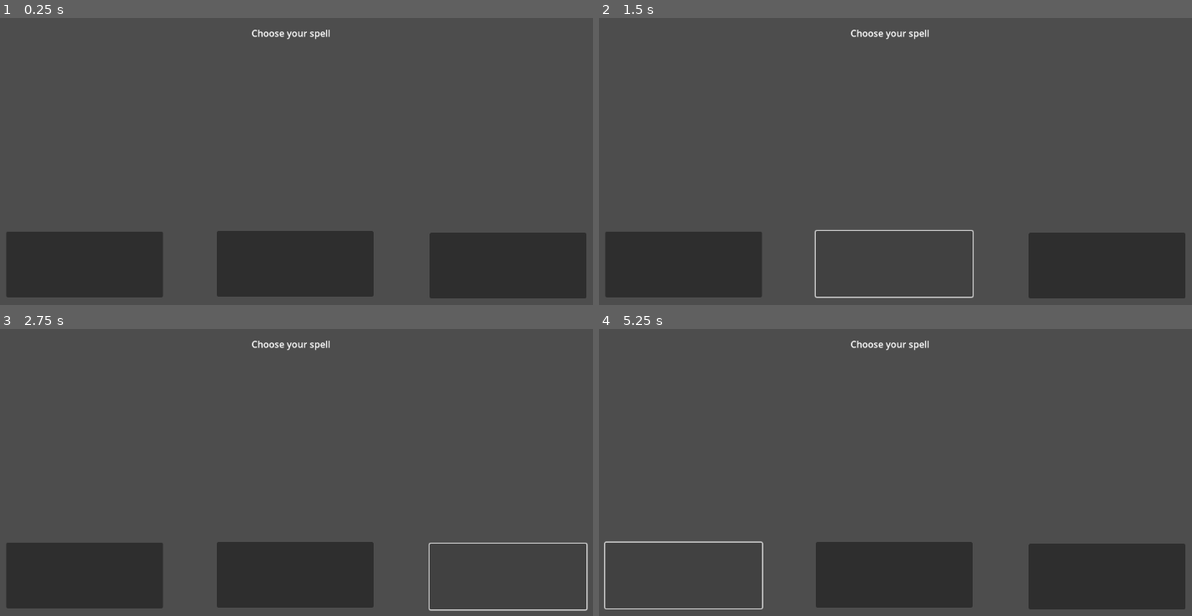
Above: before the commit, frames 1-4 (two rows, left to right).
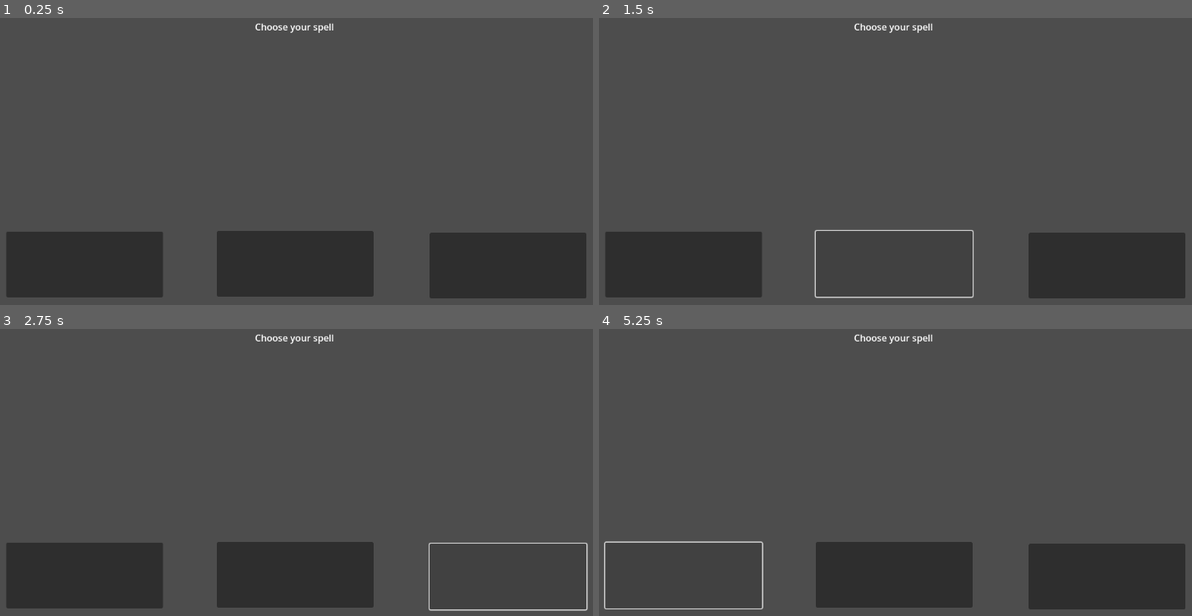
Above: after the commit, the same moments.

Repository: FlingFlongerz/Runes-of-ASL
Game: Godot game, scene res://scenes/select_element_spell.tscn
The game is run twice, just before and just after one commit, with the same random seed, the same clock (stepped at 60 frames per second) and the same inputs. The project has no main scene, so this scene is started directly.
Inputs (mouse positions are in pixels of both pictures, inside the frame that each line leads up to):
- Up to frame 1 (0.25 s): no input
- Up to frame 2 (1.5 s): click (682, 264) at 0.5 s; click (895, 264) at 1.25 s
- Up to frame 3 (2.75 s): click (509, 575) at 2 s
- Up to frame 4 (5.25 s): click (682, 575) at 2.75 s; click (895, 575) at 3.5 s; click (1108, 575) at 4.25 s; click (682, 575) at 5 s

The runs differ from the first frame. In frame 1, 0.3% of the frame differs, in the area x 42-57%, y 1-8%; in frame 2, 0.3%; in frame 3, 0.3%; in frame 4, 0.3%.

Commit message:
added Global script

Diff:
--- a/project.godot
+++ b/project.godot
@@ -13,3 +13,7 @@
 config/name="Runes-of-ASL"
 config/features=PackedStringArray("4.3", "Forward Plus")
 config/icon="res://icon.svg"
+
+[autoload]
+
+Global="*res://scripts/Global.gd"
--- /dev/null
+++ b/scenes/MainScreen.tscn
@@ -0,0 +1,14 @@
+[gd_scene load_steps=2 format=3 uid="uid://d0uojybfrt8lp"]
+
+[ext_resource type="PackedScene" uid="uid://bya4pcjawyft8" path="res://scenes/player_select_element.tscn" id="1_mdns6"]
+
+[node name="MainScreen" type="Control"]
+layout_mode = 3
+anchors_preset = 15
+anchor_right = 1.0
+anchor_bottom = 1.0
+grow_horizontal = 2
+grow_vertical = 2
+
+[node name="Player_select_element" parent="." instance=ExtResource("1_mdns6")]
+visible = false
--- a/scenes/player_select_element.tscn
+++ b/scenes/player_select_element.tscn
@@ -1,8 +1,91 @@
-[gd_scene load_steps=2 format=3 uid="uid://bya4pcjawyft8"]
+[gd_scene load_steps=3 format=3 uid="uid://bya4pcjawyft8"]
 
 [ext_resource type="Script" path="res://scripts/player_select_element.gd" id="1_oaeep"]
 
-[node name="PlayerUserinterface" type="Control"]
+[sub_resource type="LabelSettings" id="LabelSettings_3sra3"]
+font_size = 32
+outline_color = Color(0.789956, 0.726361, 0.468275, 1)
+
+[node name="Player_select_element" type="Control"]
 layout_mode = 3
 anchors_preset = 0
 script = ExtResource("1_oaeep")
+
+[node name="Label" type="Label" parent="."]
+layout_mode = 0
+offset_left = 251.0
+offset_top = 82.0
+offset_right = 886.0
+offset_bottom = 219.0
+text = "Select element"
+label_settings = SubResource("LabelSettings_3sra3")
+horizontal_alignment = 1
+vertical_alignment = 1
+uppercase = true
+
+[node name="Fire" type="Button" parent="."]
+layout_mode = 0
+offset_left = 81.0
+offset_top = 274.0
+offset_right = 266.0
+offset_bottom = 367.0
+text = "Fire
+"
+
+[node name="Water" type="Button" parent="."]
+offset_left = 353.0
+offset_top = 272.0
+offset_right = 538.0
+offset_bottom = 365.0
+text = "Water"
+
+[node name="Earth" type="Button" parent="."]
+offset_left = 628.0
+offset_top = 273.0
+offset_right = 813.0
+offset_bottom = 366.0
+text = "Earth"
+
+[node name="Wind" type="Button" parent="."]
+offset_left = 888.0
+offset_top = 271.0
+offset_right = 1073.0
+offset_bottom = 364.0
+text = "Wind"
+
+[node name="Lightning" type="Button" parent="."]
+offset_left = 85.0
+offset_top = 429.0
+offset_right = 270.0
+offset_bottom = 522.0
+text = "Lightning"
+
+[node name="Nature" type="Button" parent="."]
+offset_left = 355.0
+offset_top = 429.0
+offset_right = 540.0
+offset_bottom = 522.0
+text = "Nature"
+
+[node name="Light" type="Button" parent="."]
+offset_left = 629.0
+offset_top = 429.0
+offset_right = 814.0
+offset_bottom = 522.0
+text = "Light"
+
+[node name="Dark" type="Button" parent="."]
+offset_left = 889.0
+offset_top = 425.0
+offset_right = 1074.0
+offset_bottom = 518.0
+text = "Dark"
+
+[connection signal="pressed" from="Fire" to="." method="_on_fire_pressed"]
+[connection signal="pressed" from="Water" to="." method="_on_water_pressed"]
+[connection signal="pressed" from="Earth" to="." method="_on_earth_pressed"]
+[connection signal="pressed" from="Wind" to="." method="_on_wind_pressed"]
+[connection signal="pressed" from="Lightning" to="." method="_on_lightning_pressed"]
+[connection signal="pressed" from="Nature" to="." method="_on_nature_pressed"]
+[connection signal="pressed" from="Light" to="." method="_on_light_pressed"]
+[connection signal="pressed" from="Dark" to="." method="_on_dark_pressed"]
--- a/scenes/select_element_spell.tscn
+++ b/scenes/select_element_spell.tscn
@@ -13,10 +13,10 @@
 
 [node name="Label" type="Label" parent="."]
 layout_mode = 0
-offset_left = 504.0
-offset_top = 55.0
-offset_right = 643.0
-offset_bottom = 92.0
+offset_left = 510.0
+offset_top = 44.0
+offset_right = 649.0
+offset_bottom = 81.0
 text = "Choose your spell"
 
 [node name="Button" type="Button" parent="."]
@@ -27,12 +27,14 @@
 offset_bottom = 525.0
 
 [node name="Button2" type="Button" parent="."]
+layout_mode = 0
 offset_left = 444.0
 offset_top = 410.0
 offset_right = 715.0
 offset_bottom = 524.0
 
 [node name="Button3" type="Button" parent="."]
+layout_mode = 0
 offset_left = 812.0
 offset_top = 413.0
 offset_right = 1083.0
--- /dev/null
+++ b/scripts/Global.gd
@@ -0,0 +1,4 @@
+extends Node
+
+
+var selected_element = ""
--- a/scripts/player_select_element.gd
+++ b/scripts/player_select_element.gd
@@ -3,3 +3,46 @@
 
 @export var player_spell_activated = false
 @onready var is_spell_ready = false
+@export var player_selected = false
+
+
+
+func _on_fire_pressed() -> void:
+	Global.element_selected = "Fire"
+	player_selected = true
+	get_tree().change_scene_to_file("res://scenes/select_element_spell.tscn")
+
+func _on_water_pressed() -> void:
+	Global.element_selected = "Water"
+	player_selected = true
+	get_tree().change_scene_to_file("res://scenes/select_element_spell.tscn")
+
+func _on_earth_pressed() -> void:
+	Global.element_selected = "Earth"
+	player_selected = true
+	get_tree().change_scene_to_file("res://scenes/select_element_spell.tscn")
+
+func _on_wind_pressed() -> void:
+	Global.element_selected = "Wind"
+	player_selected = true
+	get_tree().change_scene_to_file("res://scenes/select_element_spell.tscn")
+
+func _on_lightning_pressed() -> void:
+	Global.element_selected = "Lightning"
+	player_selected = true
+	get_tree().change_scene_to_file("res://scenes/select_element_spell.tscn")
+
+func _on_nature_pressed() -> void:
+	Global.element_selected = "Nature"
+	player_selected = true
+	get_tree().change_scene_to_file("res://scenes/select_element_spell.tscn")
+
+func _on_light_pressed() -> void:
+	Global.element_selected = "Light"
+	player_selected = true
+	get_tree().change_scene_to_file("res://scenes/select_element_spell.tscn")
+
+func _on_dark_pressed() -> void:
+	Global.element_selected = "Dark"
+	player_selected = true
+	get_tree().change_scene_to_file("res://scenes/select_element_spell.tscn")
